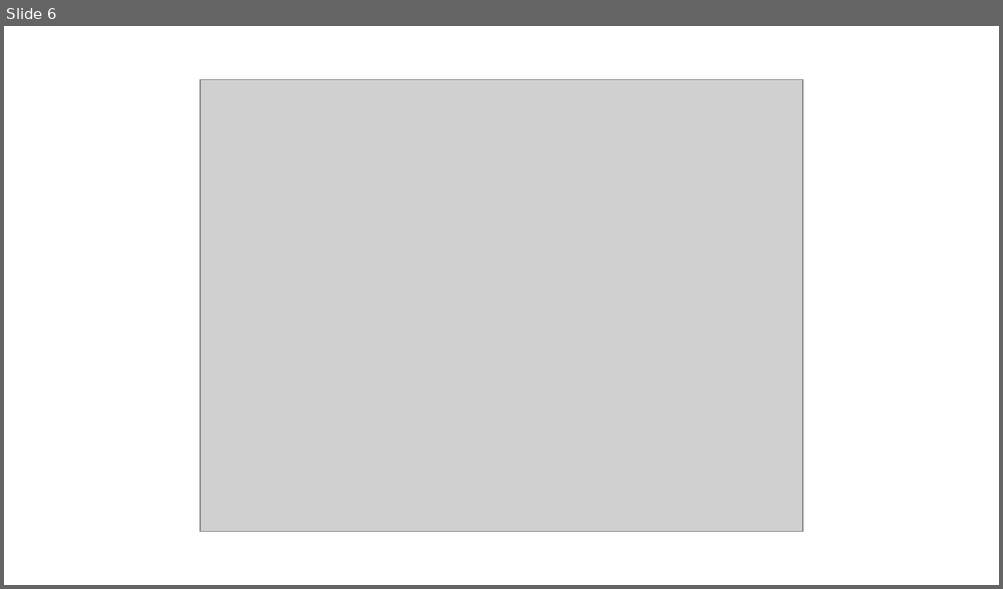
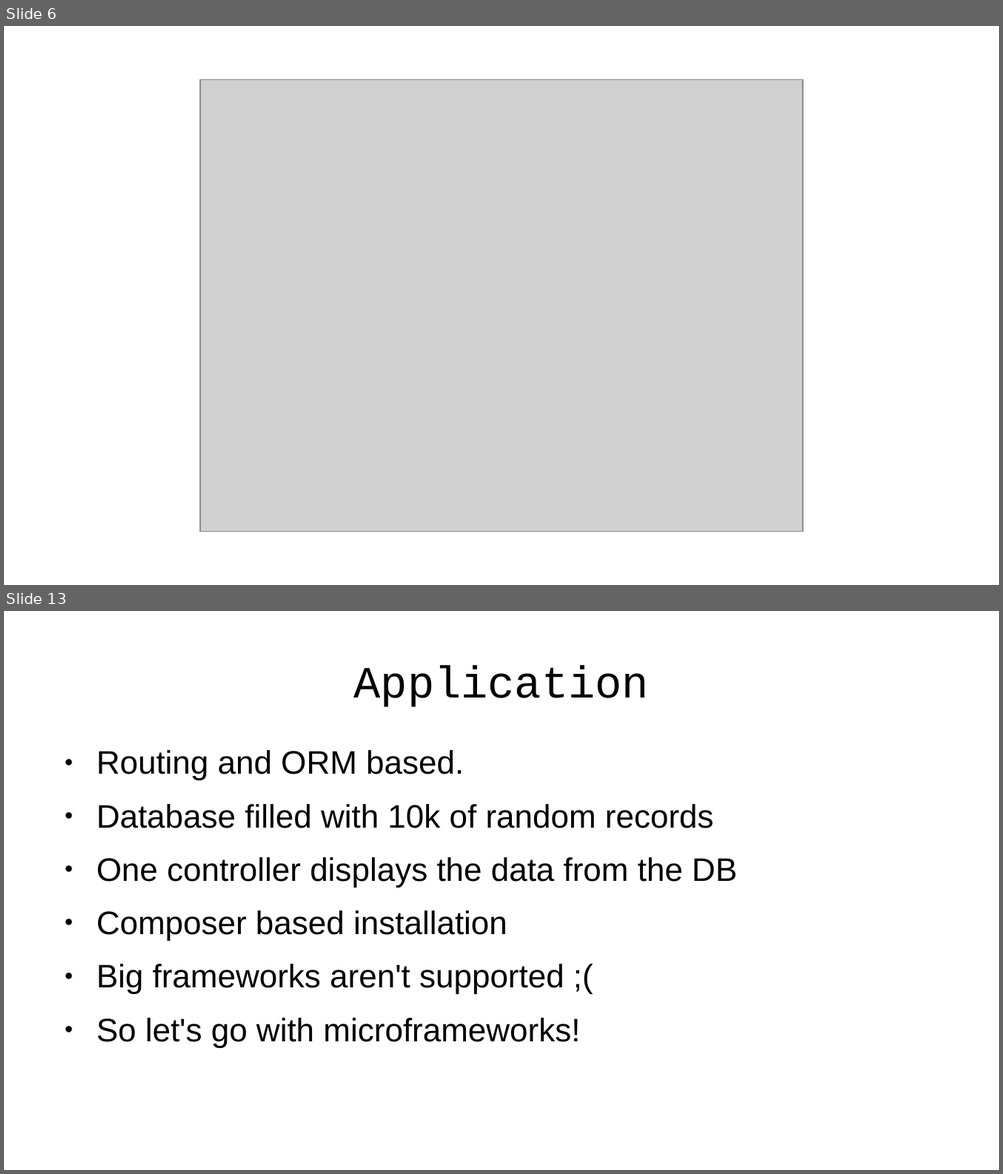
Before and after one commit to emgiezet/meetphp-8, a slide deck: presentation/presentation.odp. Shown one above the other, each under a label of ours: slide 6 before the commit, slides 6 and 13 after it; the slides between them are not shown. The pictures are 1003x589 and 1003x1174 pixels, drawn with LibreOffice and Linux fonts; fonts in the diff are those of the drawing; grey boxes stand for pictures; background and template pictures are left out. Boxes give left, top, right and bottom in pixels: in the first picture for what was removed or moved away, otherwise in the second. Text is boxed around its words. In the diff, an @@ line names an element or a change of style, - is before the commit and + after.

```diff
--- a/presentation/presentation.odp
+++ b/presentation/presentation.odp
@@ slide 13 added at <box>4,611,999,1170</box>, background picture (left out) @@
@@ title added at <box>354,665,649,707</box>, 35.7 pt, text #000000 @@
+Application
@@ text added at <box>96,750,737,1048</box>, 26 pt, text #000000 @@
+● Routing and ORM based.
+● Database filled with 10k of random records
+● One controller displays the data from the DB
+● Composer based installation
+● Big frameworks aren't supported ;(
+● So let's go with microframeworks!
```
Also in this commit, not shown: 12 slides changed, 7 other slides added, 1 slide removed, 6 other files.
